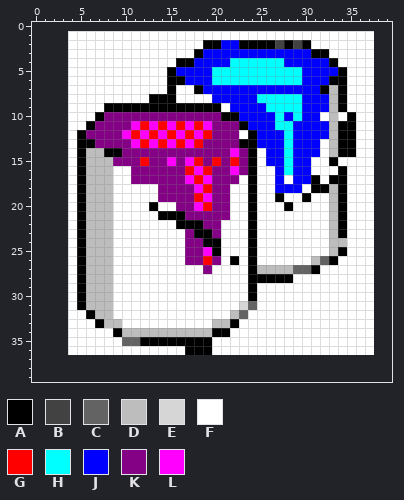
Pixel-art sprite: images/notes_Coloring_and_Drawing.png. Above: the version before the commit.
The file is 34x36 pixels. Colours within 5 levels of each other are drawn and written as one. The old version is drawn lined up with the new one, on the new canvas.
Palette (. is transparent): A #000000  B #424242  C #636363  D #bdbdbd  E #d6d6d6  F #ffffff  G #ff0000  H #00ffff  J #0000ff  K #840084  L #ff00ff
Pixels before, first column x 4:
 1 FFFFFFFFFFFFFFFFFFFFFFFFFFFFFFFFFF
 2 FFFFFFFFFFFFFFFAAJJAAAABABAFFFFFFF
 3 FFFFFFFFFFFFFFAJJJJJJJJJJJJAAFFFFF
 4 FFFFFFFFFFFFAAJJJJHHHHHHJJJJJAFFFF
 5 FFFFFFFFFFFAJJJJHHHHHHHHHHJJJJAFFF
 6 FFFFFFFFFFFAAJJJHHHHHHHHHHJJJAAFFF
 7 FFFFFFFFFFFAFFAJJJJJJJJJJJJJADAFFF
 8 FFFFFFFFFAAAFFFFJJJJJHHHHHJJJDAFFF
 9 FFFFAAAAAAAAAAAAAFJJJJHHHHJJJDAFFF
10 FFFAKKKKKKKKKKKKKAAJJJJHJHJJFDFAFF
11 FFAKKKKLGLGLGLGLKKKAJJJHHJJJJDAAFF
12 FAKKKKLGLGLGLGLGKKKFAJJJHJJJJDAAFF
13 FAAKKKKLGLGLGLGKKKKAAJJJHJJJFDAAFF
14 FADDAAKKKKKKKKKKKKLKAFJJHJJJFDAAFF
15 FADDDKKKGKKLKLGKGKGKAFJJHJJFFAFFFF
16 FADDDFFKKKKKKGLGKKLKAFFJHJJFFFAFFF
17 FADDDFFKKKKKKLGLKKKFAFFJFJJAFAAFFF
18 FADDDFFFFFKKKKLGKKFFAFFJJJFAADAFFF
19 FADDDFFFFFKKKKGLKKFFAFFAFFAFFDAFFF
20 FADDDFFFFAFFKKLGKKFFAFFFAFFFFDAFFF
21 FADDDFFFFFAAAKKKKKFFAFFFFFFFFDAFFF
22 FADDDFFFFFFFAAAKKFFFAFFFFFFFFDAFFF
23 FADDDFFFFFFFFKAAKFFFAFFFFFFFFDAFFF
24 FADDDFFFFFFFFKKAAFFFAFFFFFFFFDDFFF
25 FADDDFFFFFFFFKKLAFFFAFFFFFFFFDAFFF
26 FADDDFFFFFFFFKKGKFAFAFFFFFFDCAFFFF
27 FADDDFFFFFFFFFFKFFFFADDDDCCAFFFFFF
28 FADDDFFFFFFFFFFFFFFFAAAAAFFFFFFFFF
29 FADDDFFFFFFFFFFFFFFFAFFFFFFFFFFFFF
30 FADDDFFFFFFFFFFFFFFFAFFFFFFFFFFFFF
31 FADDDFFFFFFFFFFFFFFECFFFFFFFFFFFFF
32 FFADDFFFFFFFFFFFFFDCFFFFFFFFFFFFFF
33 FFFADDFFFFFFFFFFDDAFFFFFFFFFFFFFFF
34 FFFFFADDDDDDDDDDAAFFFFFFFFFFFFFFFF
35 FFFFFFCCAAAAAAAAFFFFFFFFFFFFFFFFFF
36 FFFFFFFFFFFFFAAAFFFFFFFFFFFFFFFFFF
Once edited:
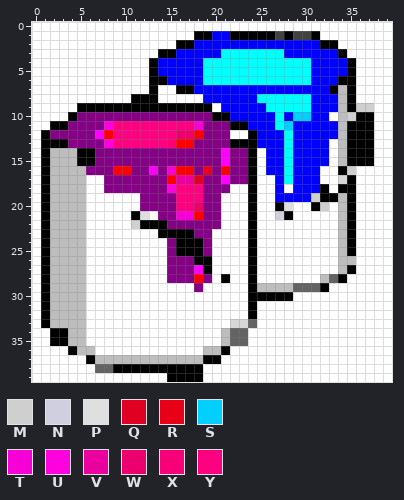
Colours new in this view: M #cfcfcf  N #cfcfdf  P #dfdfdf  Q #e00021  R #e80019  S #00cfff  T #f700d7  U #ff00df  V #e9009f  W #ec006d  X #f70078  Y #ff0080
Edits made:
canvas 34x36 -> 40x40, the old top-left corner now at 4,1
Changed rows in their new state; - is an unchanged pixel.
first column x 0:
 0 FFFFFFFFFFFFFFFFFFFFFFFFFFFFFFFFFFFFFFFF
 1 FFFF--------------AAJJAAAAABABBA------FF
 2 FFFF------------AAJJJ--JJJJJJJJJAA----FF
 3 FFFF----------AAJJJ--HHHHHHH---JJJA---FF
 4 FFFF---------AJJJJ-HHH------HHH--JJA--FF
 5 FFFF---------AJJ---H----------H---JA--FF
 6 FFFF---------AAJJ--H----------H--J-A--FF
 7 FFFF---------A-FAAJ-------------JADA--FF
 8 FFFF-------AA-FF---J----------H--JDA--FF
 9 FFFF-AAA------------FJ--------H--JDAMMFF
10 FFFFAKKK------------A-J------SS-JFDMAAFF
11 FFAAKKK-UYYYYYYYYYTK--A-----S----JD-AAFF
12 FAKKKK-LGYYYYYYYWWGK--F----------JD-AAFF
13 FAAAKKK-UYYYYYYX-GK---A---------JFD-AAFF
14 FADDD-AKKK-----------LK---------JFD-AAFF
15 FADDD-AKK---K--K-KK-KLK--------JJFDAAAFF
16 FADDDDKKKGG--L-TG-KR-GK---J----J---M--FF
17 FADDDDFFKKK----GVVQK-L-K----H--J-FEA--FF
18 FADDDDFFKKKKKK-UYYYK--------F-JJ-F-A--FF
19 FADDDDFFF---KK--YYYK-F-----JJJJMAADA--FF
20 FADDDDFFF---KKKKYYWK-F-----AP--AMFDA--FF
21 FADDDDFFF--AP-KKTTG--F-----NA----FDA--FF
22 FADDDDFFF--MAAAKKKK--------------FDA--FF
23 FADDDDFFF-----AAAAKKF------------FDA--FF
24 FADDDDFFF------KAAAKF------------F-A--FF
25 FADDDDFFF------KAAAKF------------FDA--FF
26 FADDDDFFF------KK-AAF-F--------FFFDD--FF
27 FADDDDFFF------KKKLA-----FFFFFFF--DA--FF
28 FADDDDFFF------KKKGK-A---FFFF---DCA---FF
29 FADDDDFFF---------K------DDDDCCCA-----FF
30 FADDDDFFF----------------AAAA---------FF
31 FADDDDFFF--------------FA-------------FF
32 FADDDDFFF-------------FFA-------------FF
33 FADDDD-FFF----------FFEEC-------------FF
34 FFAADD---FFFFFFFFFFFFDCC--------------FF
35 FFAADD----FFFFFFFFFF-DCC--------------FF
36 FFFFADD----------FFDDA----------------FF
37 FFFFFFADDDDDDDDDDDDAAFFFFFFFFFFFFFFFFFFF
38 FFFFFFFCCAAAAAAAAAAFFFFFFFFFFFFFFFFFFFFF
39 FFFFFFFFFFFFFFFAAAAFFFFFFFFFFFFFFFFFFFFF
Boxes around the changes in both pictures, in picture pixels (x1, y1, x2, y2):
changed: (32, 22, 392, 382)
